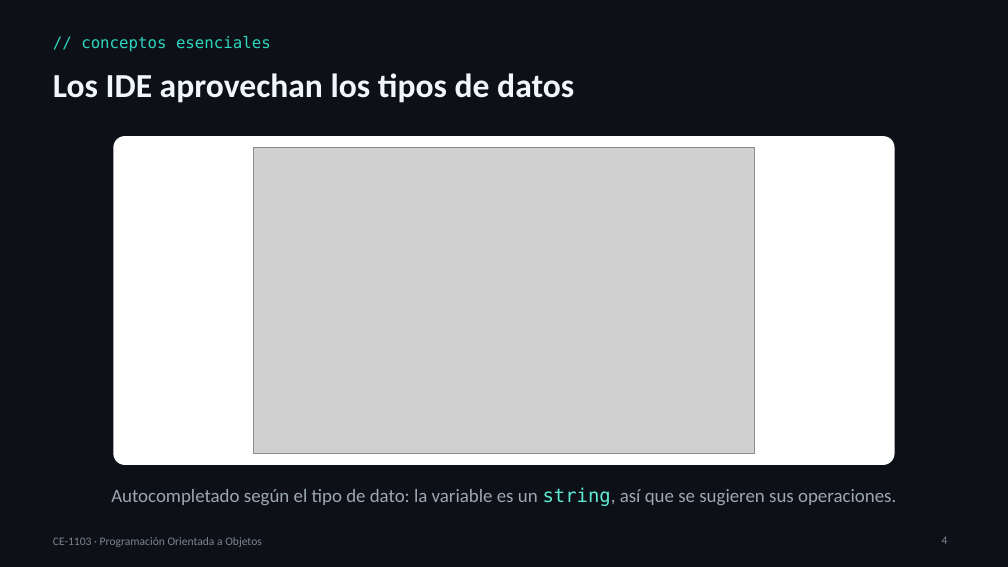
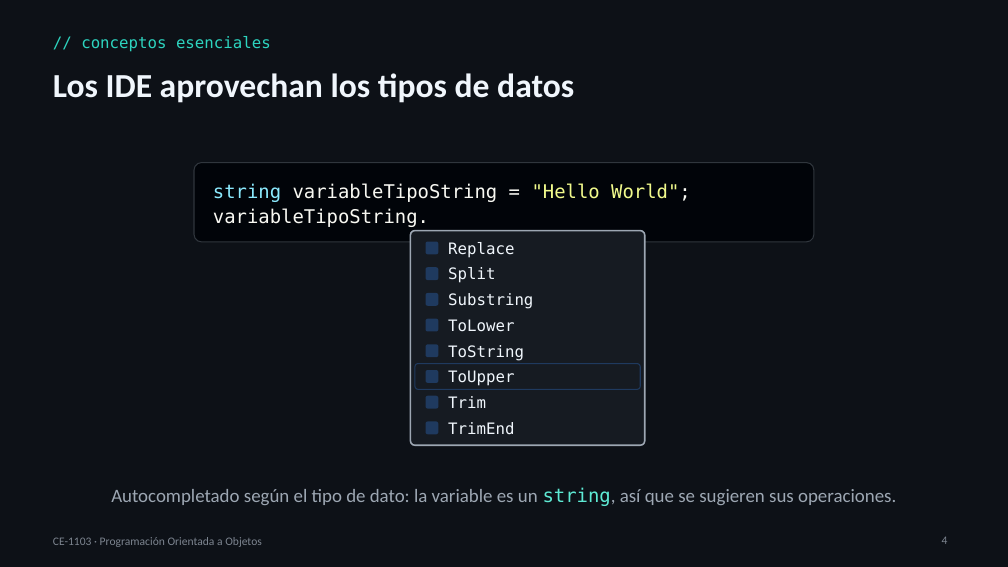
Before and after one commit to itcr-computer-engineering/data-structures-and-algorithms, a slide deck: slide 4 of presentaciones/ce-1103/Lección 01 - Programación Orientada a Objetos.pptx. Drawn at 1008x567 pixels with LibreOffice and Linux fonts; fonts in the diff are those of the drawing; grey boxes stand for pictures. Boxes give left, top, right and bottom in pixels: in the first picture for what was removed or moved away, otherwise in the second. Text is boxed around its words. In the diff, an @@ line names an element or a change of style, - is before the commit and + after.

```diff
--- a/presentaciones/ce-1103/Lección 01 - Programación Orientada a Objetos.pptx
+++ b/presentaciones/ce-1103/Lección 01 - Programación Orientada a Objetos.pptx
@@ rounded rectangle removed at (113,136,895,465) @@
@@ picture removed at (253,147,755,454) @@
@@ rounded rectangle added at (194,163,814,242), fill #010409, outline #30363D 1 pt @@
@@ text added at (213,183,691,227), 18 pt, text #F8F8F2 @@
+string variableTipoString = "Hello World";
+variableTipoString.
@@ rounded rectangle added at (411,231,645,445), fill #161B22, outline #9DA7B3 1.5 pt @@
@@ rounded rectangle added at (426,241,439,254), fill #1F3A5F @@
@@ rounded rectangle added at (426,268,439,281), fill #1F3A5F @@
@@ text added at (448,242,514,258), 15 pt, text #F0F6FC @@
+Replace
@@ text added at (448,267,495,283), 15 pt, text #F0F6FC @@
+Split
@@ rounded rectangle added at (426,293,439,306), fill #1F3A5F @@
@@ text added at (448,293,533,309), 15 pt, text #F0F6FC @@
+Substring
@@ rounded rectangle added at (426,318,439,331), fill #1F3A5F @@
@@ text added at (448,319,514,332), 15 pt, text #F0F6FC @@
+ToLower
@@ rounded rectangle added at (426,344,439,357), fill #1F3A5F @@
@@ text added at (448,345,524,360), 15 pt, text #F0F6FC @@
+ToString
@@ rounded rectangle added at (415,364,640,389), fill #161B22, outline #1F3A5F 1 pt @@
@@ rounded rectangle added at (426,370,439,383), fill #1F3A5F @@
@@ text added at (448,370,514,386), 15 pt, text #F0F6FC @@
+ToUpper
@@ rounded rectangle added at (426,396,439,409), fill #1F3A5F @@
@@ text added at (448,396,486,408), 15 pt, text #F0F6FC @@
+Trim
@@ rounded rectangle added at (426,422,439,435), fill #1F3A5F @@
@@ text added at (448,422,514,435), 15 pt, text #F0F6FC @@
+TrimEnd
```
Also in this commit, not shown: 1 other slide changed, 16 other files.
